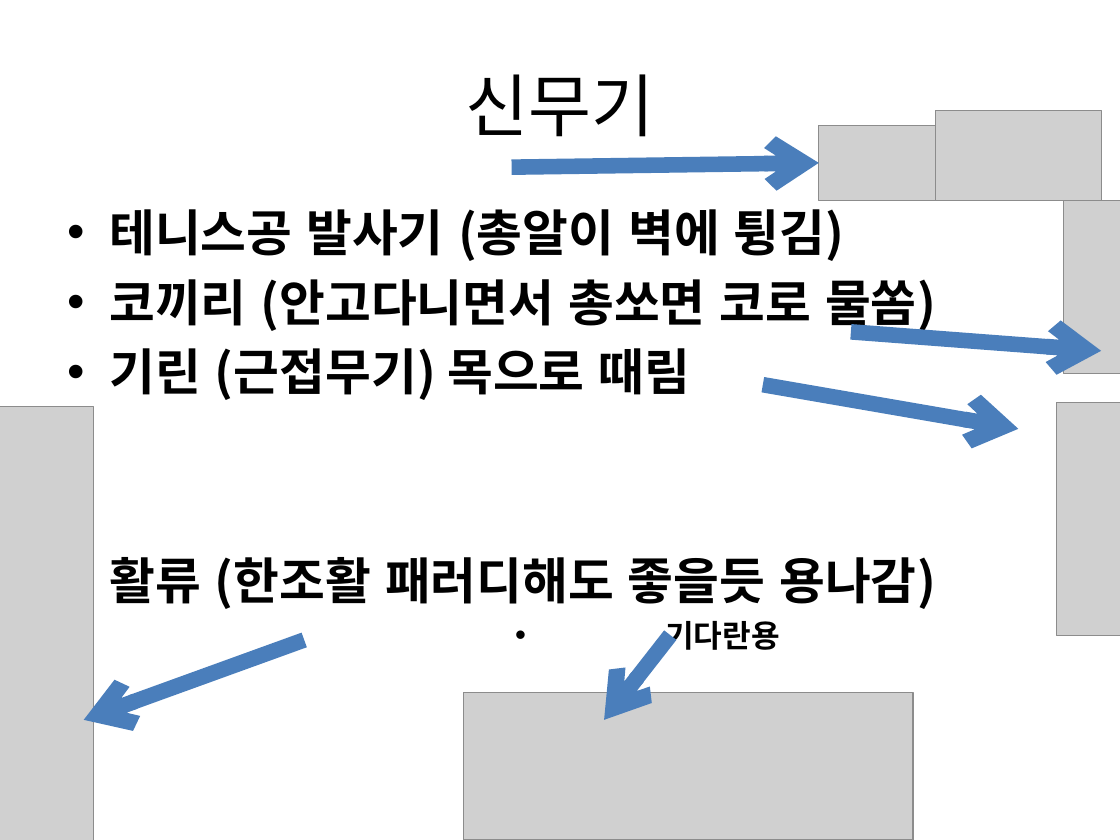
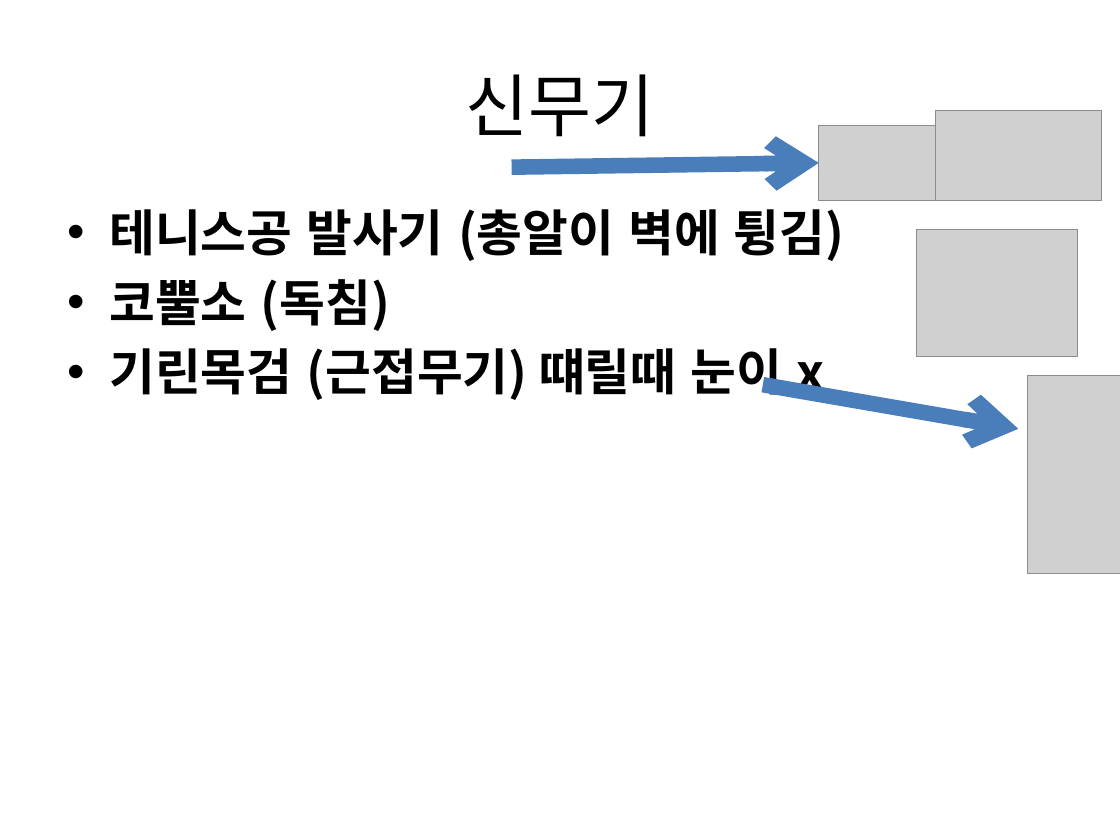
Before and after one commit to gkdlgndpdu/EscapeJail, a slide deck: slide 26 of EscapeJail/Assets/기획/스테이지1기획.pptx. Drawn at 1120x840 pixels with LibreOffice and Linux fonts; fonts in the diff are those of the drawing; grey boxes stand for pictures. Boxes give left, top, right and bottom in pixels: in the first picture for what was removed or moved away, otherwise in the second. Text is boxed around its words. In the diff, an @@ line names an element or a change of style, - is before the commit and + after.

```diff
--- a/EscapeJail/Assets/기획/스테이지1기획.pptx
+++ b/EscapeJail/Assets/기획/스테이지1기획.pptx
@@ picture removed at (x1=1063, y1=200, x2=1120, y2=374) @@
@@ picture added at (x1=916, y1=230, x2=1077, y2=357) @@
@@ text at (x1=109, y1=279, x2=824, y2=403): text changed @@
-• 코끼리 (안고다니면서 총쏘면 코로 물쏨)
-• 기린 (근접무기) 목으로 때림
-• 활류 (한조활 패러디해도 좋을듯 용나감)
-                • 기다란용
+• 코뿔소 (독침)
+• 기린목검 (근접무기) 떄릴때 눈이 x
@@ arrow removed from (851, 332) to (1101, 351) @@
@@ picture resized from (x1=1056, y1=402, x2=1120, y2=635) to (x1=1027, y1=376, x2=1120, y2=575) @@
@@ picture removed at (x1=0, y1=407, x2=94, y2=840) @@
@@ arrow removed from (305, 640) to (84, 720) @@
@@ arrow removed from (670, 635) to (604, 720) @@
@@ picture removed at (x1=464, y1=692, x2=913, y2=840) @@
```
Also in this commit, not shown: 10 other slides changed, 1 slide removed, 28 other files.
